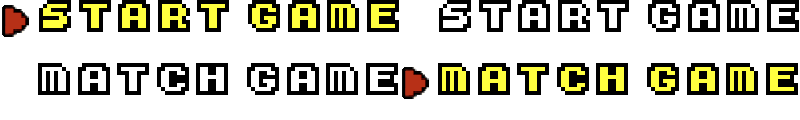
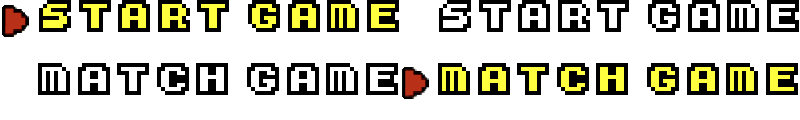
Layers edited between the first and the second 800x120 image:
showed group "Option1" (3 layers) over [2, 5, 29, 37]
showed "Selector" over [2, 5, 29, 37]
